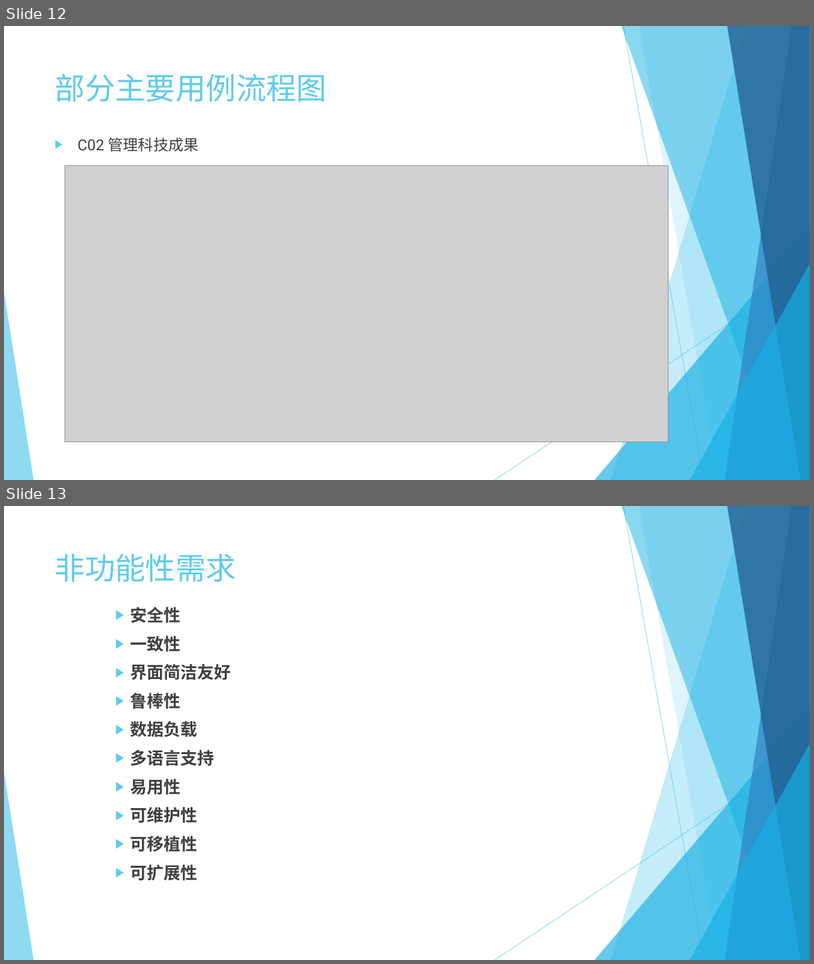
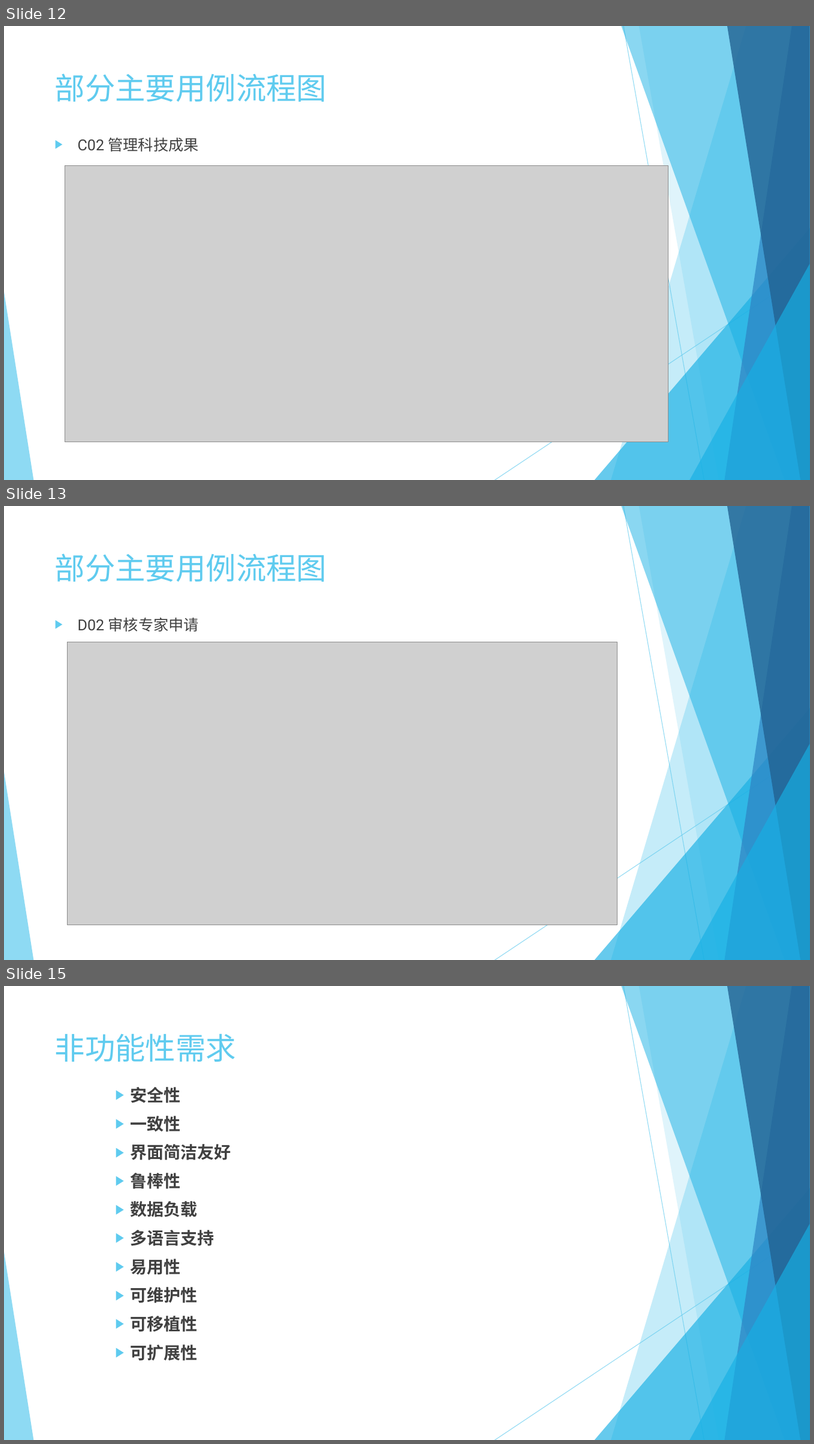
Before and after one commit to buaatechshare/requirement-investigation, a slide deck: usecases/用户需求建模.pptx. Shown one above the other, each under a label of ours: slides 12 and 13 before the commit, slides 12, 13 and 15 after it; the slides between them are not shown. The pictures are 814x964 and 814x1444 pixels, drawn with LibreOffice and Linux fonts; fonts in the diff are those of the drawing; grey boxes stand for pictures. Boxes give left, top, right and bottom in pixels: in the first picture for what was removed or moved away, otherwise in the second. Text is boxed around its words. In the diff, an @@ line names an element or a change of style, - is before the commit and + after.

```diff
--- a/usecases/用户需求建模.pptx
+++ b/usecases/用户需求建模.pptx
@@ slide 13 added at <box>4,506,810,960</box>, background #FFFFFF; not listed: 10 template elements that a slide beside it also shows @@
@@ title added at <box>55,553,327,582</box>, 36 pt, text #5FCBEF @@
+部分主要用例流程图
@@ text added at <box>78,617,199,631</box>, 18 pt, text #404040 @@
+▶ D02 审核专家申请
@@ picture added at <box>68,642,617,925</box> @@
@@ what was slide 13 is now slide 15 @@
```
Also in this commit, not shown: 1 slide changed, 1 other slide added, 3 other files.
